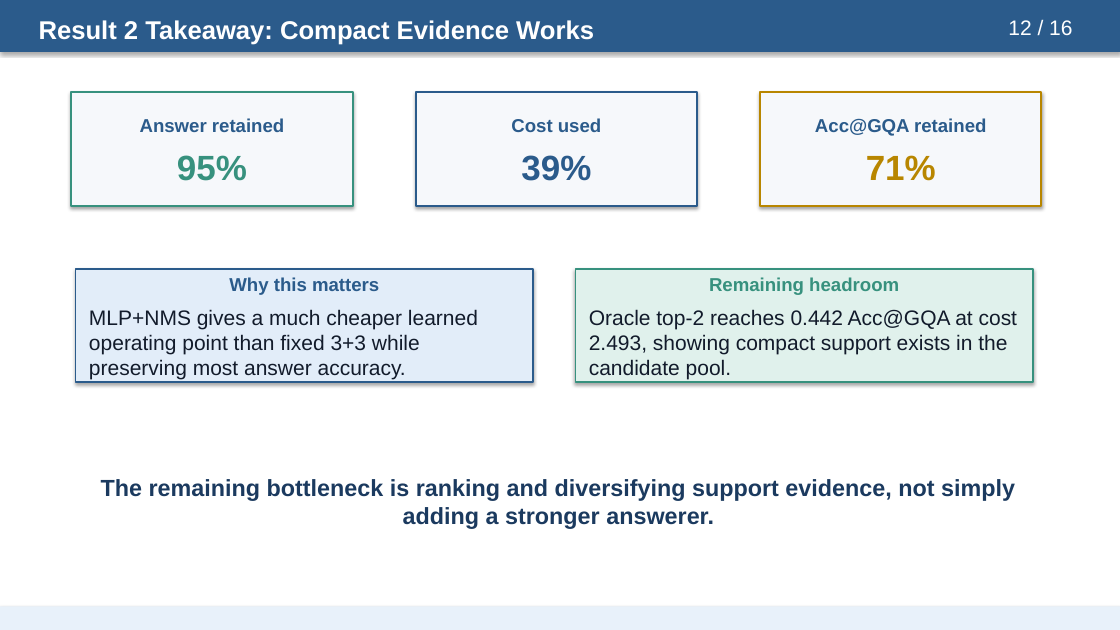
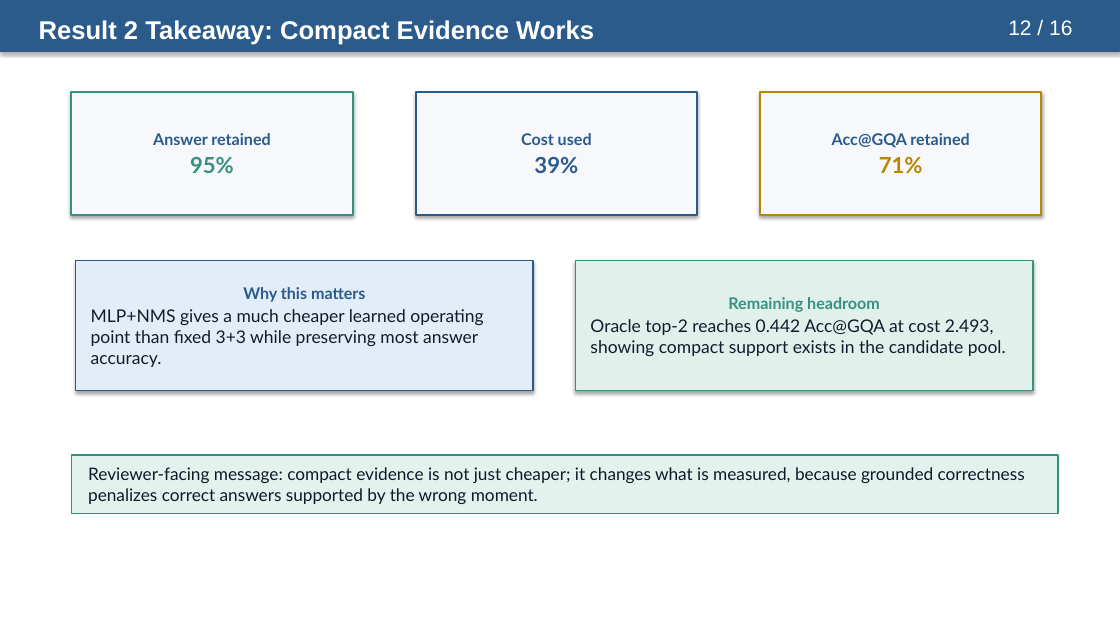
Before and after one commit to riteshthawkar/adaptive-evidence-grounded-videoqa, a slide deck: slide 12 of docs/presentation/adaptive_evidence_acquisition_grounded_videoqa_presentation.pptx. Drawn at 1120x630 pixels with LibreOffice and Linux fonts; fonts in the diff are those of the drawing. Boxes give left, top, right and bottom in pixels: in the first picture for what was removed or moved away, otherwise in the second. Text is boxed around its words. In the diff, an @@ line names an element or a change of style, - is before the commit and + after.

Commit message:
Polish presentation layout and closing slide

```diff
--- a/docs/presentation/adaptive_evidence_acquisition_grounded_videoqa_presentation.pptx
+++ b/docs/presentation/adaptive_evidence_acquisition_grounded_videoqa_presentation.pptx
@@ rectangle "Answer retained": place and size @@
-rectangle "Answer retained" at bbox=[71, 92, 353, 206]
+rectangle "Answer retained" at bbox=[71, 92, 353, 215]
@@ rectangle "Answer retained" at bbox=[71, 92, 353, 215]: size 16 to 13.8 pt in "Answer retained"; font Arial to Lato; size 30 to 19 pt in "95%"; more space between paragraphs; less space between paragraphs @@
@@ rectangle "Cost used": place and size @@
-rectangle "Cost used" at bbox=[416, 92, 697, 206]
+rectangle "Cost used" at bbox=[416, 92, 697, 215]
@@ rectangle "Cost used" at bbox=[416, 92, 697, 215]: size 16 to 13.8 pt in "Cost used"; font Arial to Lato; size 30 to 19 pt in "39%"; more space between paragraphs; less space between paragraphs @@
@@ rectangle "Acc@GQA retained": place and size @@
-rectangle "Acc@GQA retained" at bbox=[760, 92, 1042, 206]
+rectangle "Acc@GQA retained" at bbox=[760, 92, 1042, 215]
@@ rectangle "Acc@GQA retained" at bbox=[760, 92, 1042, 215]: size 16 to 13.8 pt in "Acc@GQA retained"; font Arial to Lato; size 30 to 19 pt in "71%"; more space between paragraphs; less space between paragraphs @@
@@ rectangle "Why this matters": place and size @@
-rectangle "Why this matters" at bbox=[76, 269, 534, 382]
+rectangle "Why this matters" at bbox=[76, 260, 534, 391]
@@ rectangle "Why this matters" at bbox=[76, 260, 534, 391]: size 16 to 13.8 pt in "Why this matters"; font Arial to Lato; size 18 to 15 pt in "MLP+NMS gives a much cheaper learned operating ..."; more space between paragraphs; less space between paragraphs @@
@@ rectangle "Remaining headroom": place and size @@
-rectangle "Remaining headroom" at bbox=[576, 269, 1033, 382]
+rectangle "Remaining headroom" at bbox=[576, 260, 1033, 391]
@@ rectangle "Remaining headroom" at bbox=[576, 260, 1033, 391]: size 16 to 13.8 pt in "Remaining headroom"; font Arial to Lato; size 18 to 15 pt in "Oracle top-2 reaches 0.442 Acc@GQA at cost ..."; more space between paragraphs; less space between paragraphs @@
@@ rectangle added at bbox=[71, 455, 1059, 513], fill #E2F3EE, outline #31927E 1.4 pt, 14.8 pt, text #111827 @@
+Reviewer-facing message: compact evidence is not just cheaper; it changes what is measured, because grounded correctness penalizes correct answers supported by the wrong moment.
@@ text removed at bbox=[101, 479, 1015, 529] @@
-The remaining bottleneck is ranking and diversifying support evidence, not simply adding a stronger answerer.
@@ rectangle removed at bbox=[0, 607, 1120, 630] @@
```
Also in this commit, not shown: 15 other slides changed.
